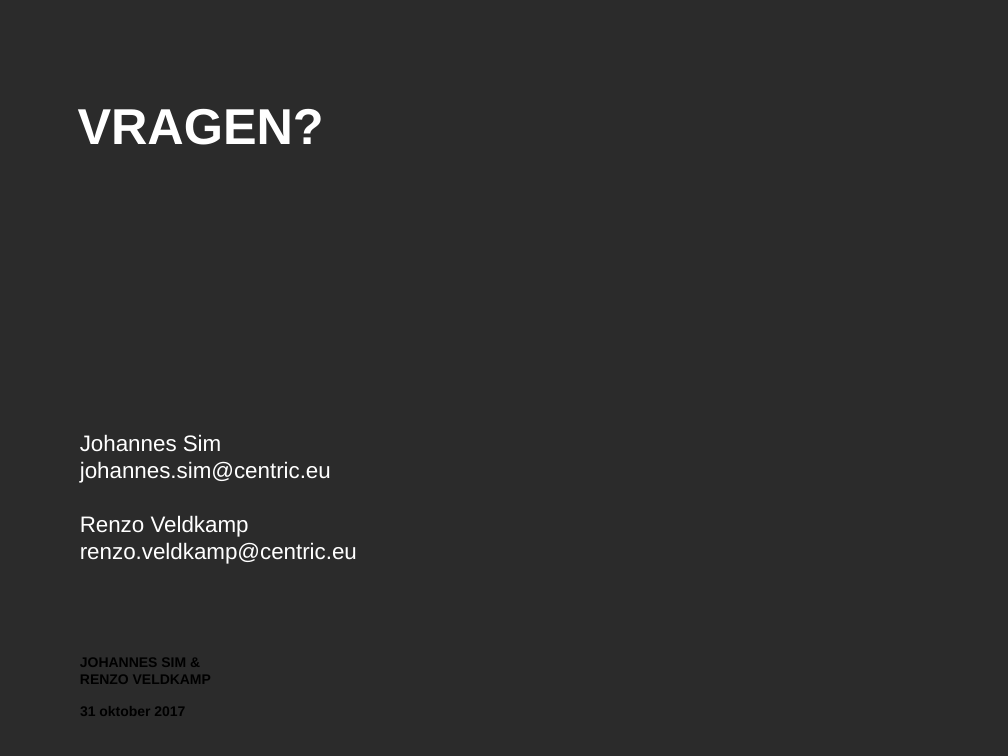
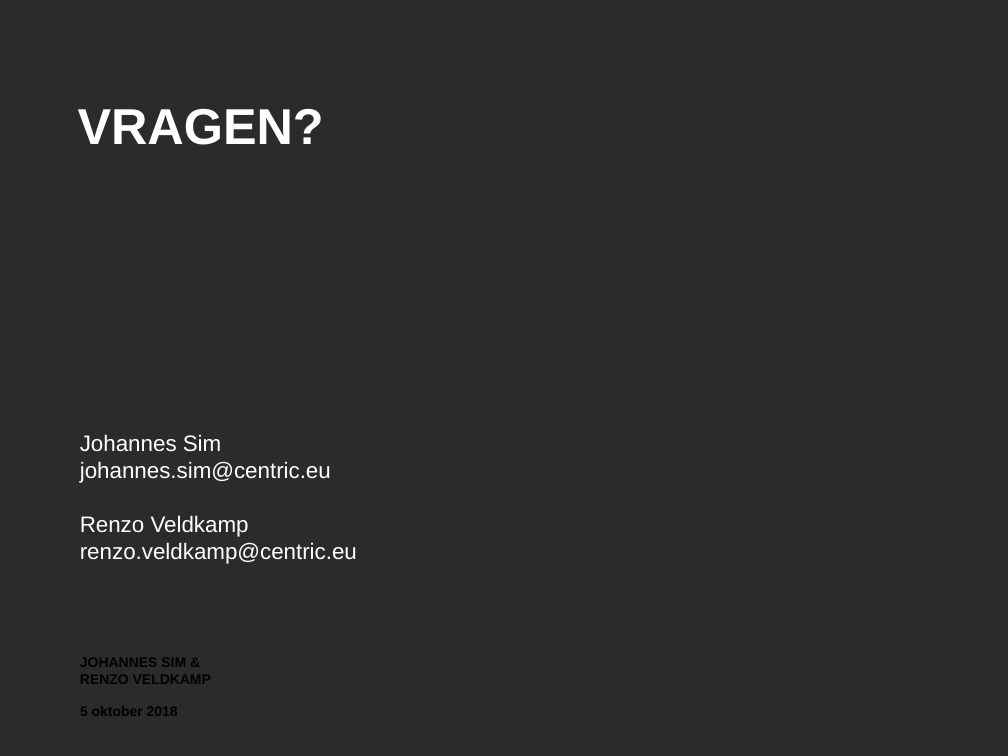
Before and after one commit to RenzoVeldkamp/MicroContainer, a slide deck: slide 9 of Presentatie/Microservices 101.pptx (slide 7 before the commit). Drawn at 1008x756 pixels with LibreOffice and Linux fonts; fonts in the diff are those of the drawing; background and template pictures are left out; a plain dark background stands for a picture behind light text. Boxes give left, top, right and bottom in pixels: in the first picture for what was removed or moved away, otherwise in the second. Text is boxed around its words. In the diff, an @@ line names an element or a change of style, - is before the commit and + after.

```diff
--- a/Presentatie/Microservices 101.pptx
+++ b/Presentatie/Microservices 101.pptx
@@ text at (80,706,178,716): text changed @@
-31 oktober 2017
+5 oktober 2018
```
Also in this commit, not shown: 6 other slides changed, 2 slides added, 2 other files.
